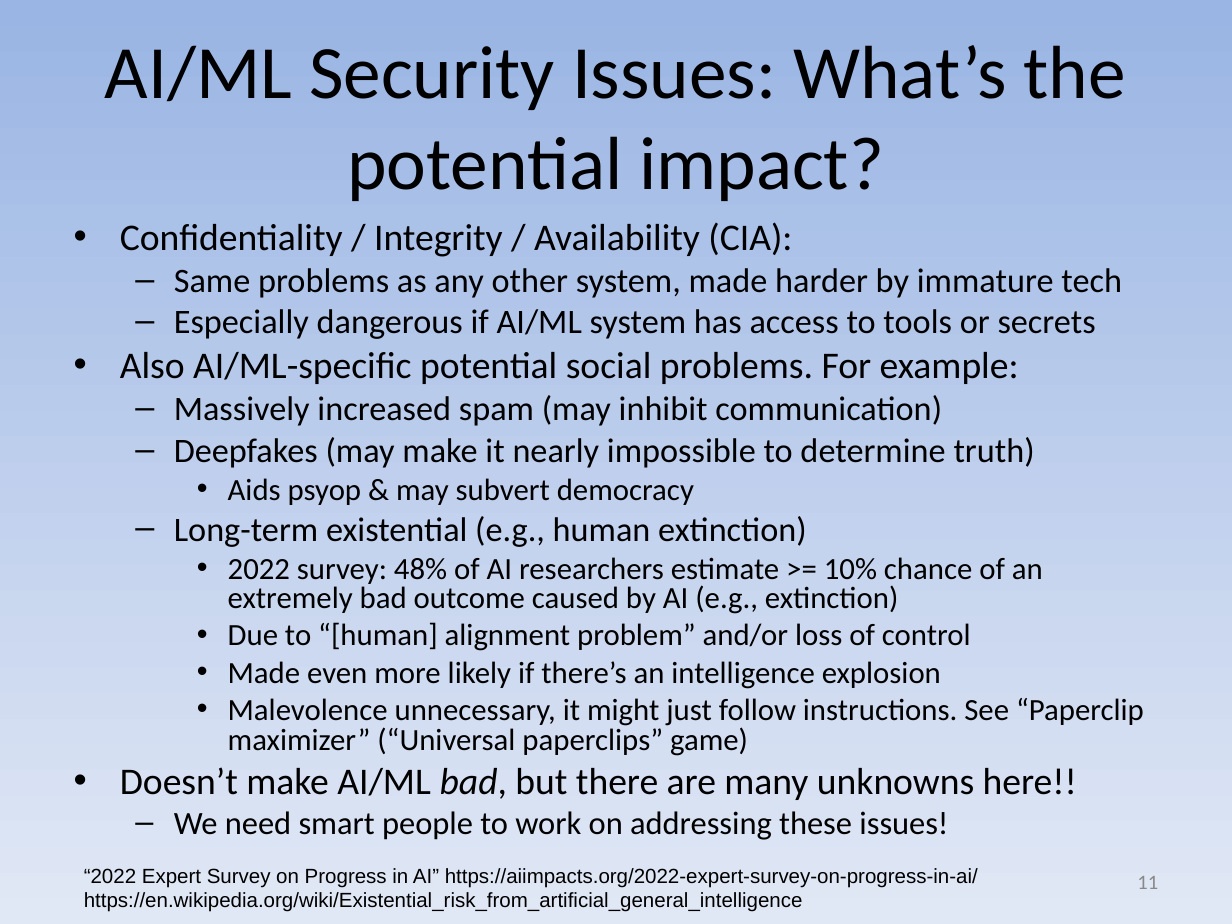
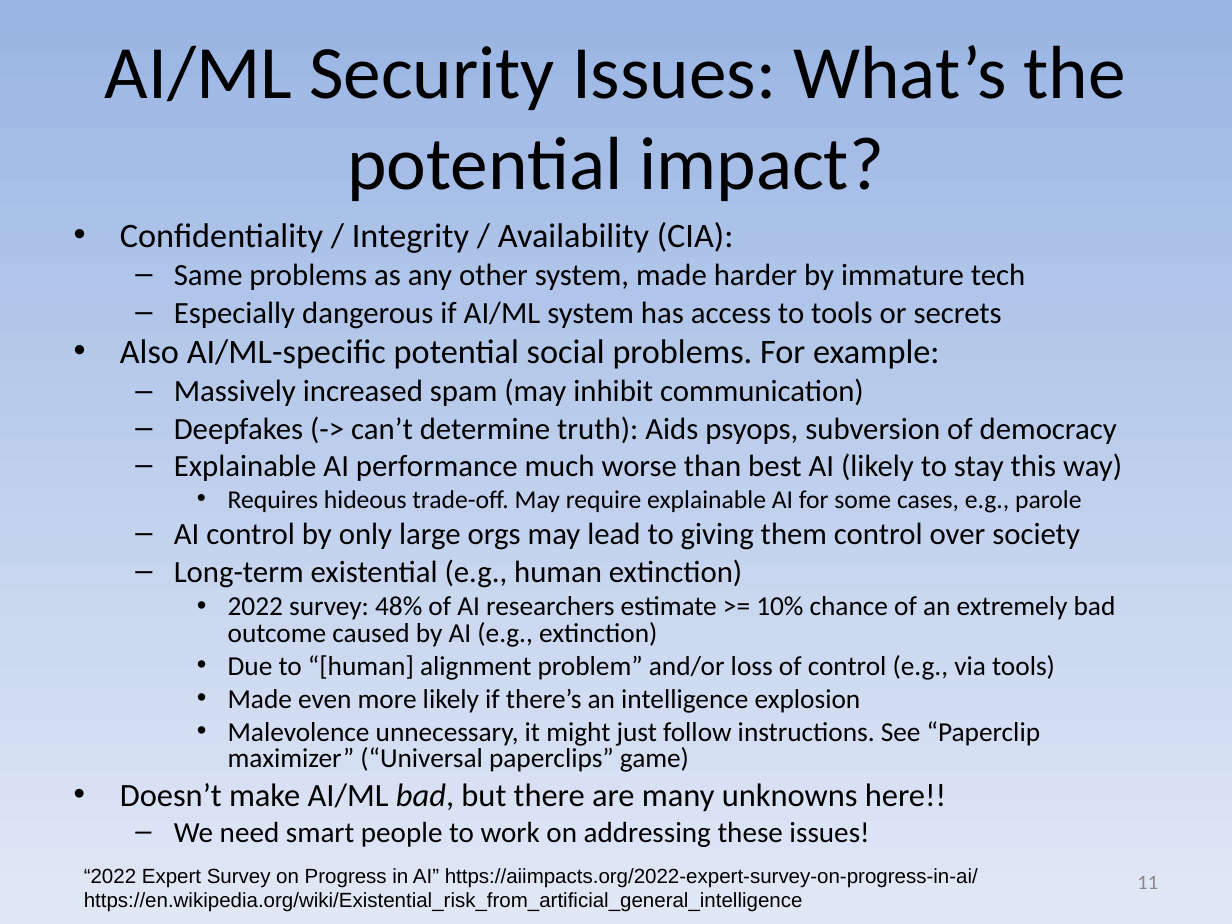
Before and after one commit to david-a-wheeler/david-a-wheeler.github.io, a slide deck: slide 11 of secure-class/presentations/Secure-Software-10-Misc.ppt. Drawn at 1232x924 pixels with LibreOffice and Linux fonts; fonts in the diff are those of the drawing. Boxes give left, top, right and bottom in pixels: in the first picture for what was removed or moved away, otherwise in the second. Text is boxed around its words. In the diff, an @@ line names an element or a change of style, - is before the commit and + after.

Commit message:
Add more AI/ML issues to presentation

```diff
--- a/secure-class/presentations/Secure-Software-10-Misc.ppt
+++ b/secure-class/presentations/Secure-Software-10-Misc.ppt
@@ text at bbox=[120, 222, 1116, 847]: size 22 to 20 pt in "Confidentiality / Integrity / Availability (CIA):", "Also AI/ML-specific potential social problems. For example:"; size 20 to 18 pt in "Same problems as any other system, made ...", "Especially dangerous if AI/ML system has access ...", "Massively increased spam (may inhibit communication)", "Long-term existential (e.g., human extinction)"; size 18 to 16 pt in "2022 survey: 48% of AI researchers estimate ...", "Made even more likely if there’s an ...", "Malevolence unnecessary, it might just follow instructions. ..."; size 22 to 19 pt in "Doesn’t make AI/ML bad, but there are ..."; size 19 to 17 pt in "We need smart people to work on ..." @@
@@ text at bbox=[174, 416, 1122, 550]: text changed; size 20 to 18 pt @@
-  – Deepfakes (may make it nearly impossible to determine truth)
-    • Aids psyop & may subvert democracy
+  – Deepfakes (-> can’t determine truth): Aids psyops, subversion of democracy
+  – Explainable AI performance much worse than best AI (likely to stay this way)
+    • Requires hideous trade-off. May require explainable AI for some cases, e.g., parole
+  – AI control by only large orgs may lead to giving them control over society
@@ text at bbox=[228, 655, 1055, 680]: text changed; size 18 to 16 pt @@
-    • Due to “[human] alignment problem” and/or loss of control
+    • Due to “[human] alignment problem” and/or loss of control (e.g., via tools)
```
Also in this commit, not shown: 1 other slide changed.
